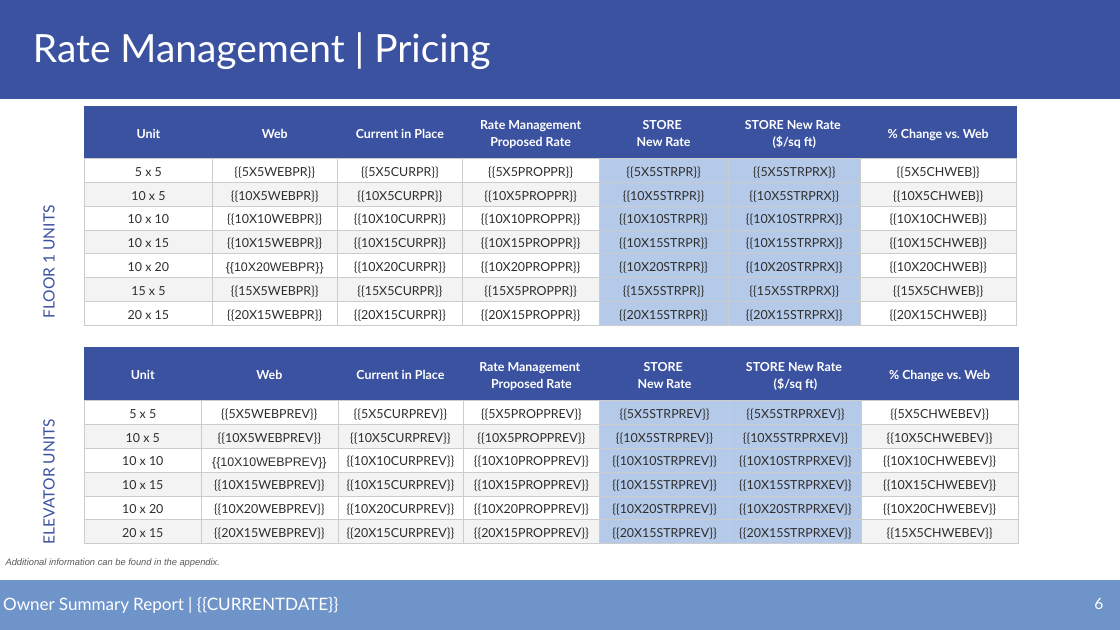
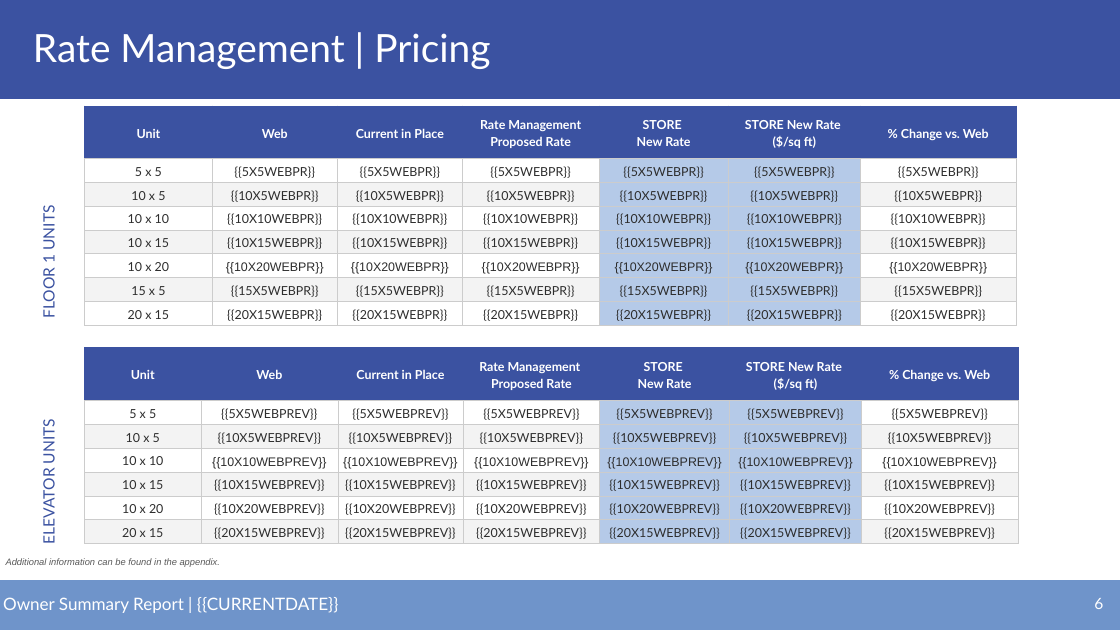
Before and after one commit to alexandermburke/ProformaBuilder, a slide deck: slide 6 of storeinsight/public/OWNERTEMPLATE.pptx. Drawn at 1120x630 pixels with LibreOffice and Linux fonts; fonts in the diff are those of the drawing. Boxes give left, top, right and bottom in pixels: in the first picture for what was removed or moved away, otherwise in the second. Text is boxed around its words. In the diff, an @@ line names an element or a change of style, - is before the commit and + after.

```diff
--- a/storeinsight/public/OWNERTEMPLATE.pptx
+++ b/storeinsight/public/OWNERTEMPLATE.pptx
@@ table at <box>85,106,1016,325</box> @@
-row 2: 5 x 5 | {{5X5WEBPR}} | {{5X5CURPR}} | {{5X5PROPPR}} | {{5X5STRPR}} | {{5X5STRPRX}} | {{5X5CHWEB}}
+row 2: 5 x 5 | {{5X5WEBPR}} | {{5X5WEBPR}} | {{5X5WEBPR}} | {{5X5WEBPR}} | {{5X5WEBPR}} | {{5X5WEBPR}}
-row 3: 10 x 5 | {{10X5WEBPR}} | {{10X5CURPR}} | {{10X5PROPPR}} | {{10X5STRPR}} | {{10X5STRPRX}} | {{10X5CHWEB}}
+row 3: 10 x 5 | {{10X5WEBPR}} | {{10X5WEBPR}} | {{10X5WEBPR}} | {{10X5WEBPR}} | {{10X5WEBPR}} | {{10X5WEBPR}}
-row 4: 10 x 10 | {{10X10WEBPR}} | {{10X10CURPR}} | {{10X10PROPPR}} | {{10X10STRPR}} | {{10X10STRPRX}} | {{10X10CHWEB}}
+row 4: 10 x 10 | {{10X10WEBPR}} | {{10X10WEBPR}} | {{10X10WEBPR}} | {{10X10WEBPR}} | {{10X10WEBPR}} | {{10X10WEBPR}}
-row 5: 10 x 15 | {{10X15WEBPR}} | {{10X15CURPR}} | {{10X15PROPPR}} | {{10X15STRPR}} | {{10X15STRPRX}} | {{10X15CHWEB}}
+row 5: 10 x 15 | {{10X15WEBPR}} | {{10X15WEBPR}} | {{10X15WEBPR}} | {{10X15WEBPR}} | {{10X15WEBPR}} | {{10X15WEBPR}}
-row 6: 10 x 20 | {{10X20WEBPR}} | {{10X20CURPR}} | {{10X20PROPPR}} | {{10X20STRPR}} | {{10X20STRPRX}} | {{10X20CHWEB}}
+row 6: 10 x 20 | {{10X20WEBPR}} | {{10X20WEBPR}} | {{10X20WEBPR}} | {{10X20WEBPR}} | {{10X20WEBPR}} | {{10X20WEBPR}}
-row 7: 15 x 5 | {{15X5WEBPR}} | {{15X5CURPR}} | {{15X5PROPPR}} | {{15X5STRPR}} | {{15X5STRPRX}} | {{15X5CHWEB}}
+row 7: 15 x 5 | {{15X5WEBPR}} | {{15X5WEBPR}} | {{15X5WEBPR}} | {{15X5WEBPR}} | {{15X5WEBPR}} | {{15X5WEBPR}}
-row 8: 20 x 15 | {{20X15WEBPR}} | {{20X15CURPR}} | {{20X15PROPPR}} | {{20X15STRPR}} | {{20X15STRPRX}} | {{20X15CHWEB}}
+row 8: 20 x 15 | {{20X15WEBPR}} | {{20X15WEBPR}} | {{20X15WEBPR}} | {{20X15WEBPR}} | {{20X15WEBPR}} | {{20X15WEBPR}}
@@ table at <box>85,347,1018,543</box> @@
-row 2: 5 x 5 | {{5X5WEBPREV}} | {{5X5CURPREV}} | {{5X5PROPPREV}} | {{5X5STRPREV}} | {{5X5STRPRXEV}} | {{5X5CHWEBEV}}
+row 2: 5 x 5 | {{5X5WEBPREV}} | {{5X5WEBPREV}} | {{5X5WEBPREV}} | {{5X5WEBPREV}} | {{5X5WEBPREV}} | {{5X5WEBPREV}}
-row 3: 10 x 5 | {{10X5WEBPREV}} | {{10X5CURPREV}} | {{10X5PROPPREV}} | {{10X5STRPREV}} | {{10X5STRPRXEV}} | {{10X5CHWEBEV}}
+row 3: 10 x 5 | {{10X5WEBPREV}} | {{10X5WEBPREV}} | {{10X5WEBPREV}} | {{10X5WEBPREV}} | {{10X5WEBPREV}} | {{10X5WEBPREV}}
-row 4: 10 x 10 | {{10X10WEBPREV}} | {{10X10CURPREV}} | {{10X10PROPPREV}} | {{10X10STRPREV}} | {{10X10STRPRXEV}} | {{10X10CHWEBEV}}
+row 4: 10 x 10 | {{10X10WEBPREV}} | {{10X10WEBPREV}} | {{10X10WEBPREV}} | {{10X10WEBPREV}} | {{10X10WEBPREV}} | {{10X10WEBPREV}}
-row 5: 10 x 15 | {{10X15WEBPREV}} | {{10X15CURPREV}} | {{10X15PROPPREV}} | {{10X15STRPREV}} | {{10X15STRPRXEV}} | {{10X15CHWEBEV}}
+row 5: 10 x 15 | {{10X15WEBPREV}} | {{10X15WEBPREV}} | {{10X15WEBPREV}} | {{10X15WEBPREV}} | {{10X15WEBPREV}} | {{10X15WEBPREV}}
-row 6: 10 x 20 | {{10X20WEBPREV}} | {{10X20CURPREV}} | {{10X20PROPPREV}} | {{10X20STRPREV}} | {{10X20STRPRXEV}} | {{10X20CHWEBEV}}
+row 6: 10 x 20 | {{10X20WEBPREV}} | {{10X20WEBPREV}} | {{10X20WEBPREV}} | {{10X20WEBPREV}} | {{10X20WEBPREV}} | {{10X20WEBPREV}}
-row 7: 20 x 15 | {{20X15WEBPREV}} | {{20X15CURPREV}} | {{20X15PROPPREV}} | {{20X15STRPREV}} | {{20X15STRPRXEV}} | {{15X5CHWEBEV}}
+row 7: 20 x 15 | {{20X15WEBPREV}} | {{20X15WEBPREV}} | {{20X15WEBPREV}} | {{20X15WEBPREV}} | {{20X15WEBPREV}} | {{20X15WEBPREV}}
```
Also in this commit, not shown: 1 other slide changed, 2 other files.
